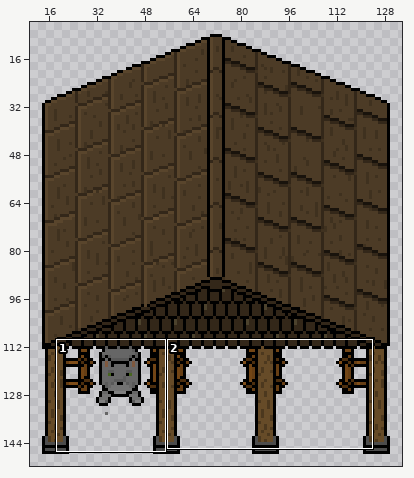
A sprite sheet gets an edit: sprites/spr_house_beetraCity_stables/ccc37f6d-2e96-450e-92dd-ab429cf8b8f1.png. The first picture is a wide view before the edit; the outline marks the close-up.
Close-up. First the earlier version:
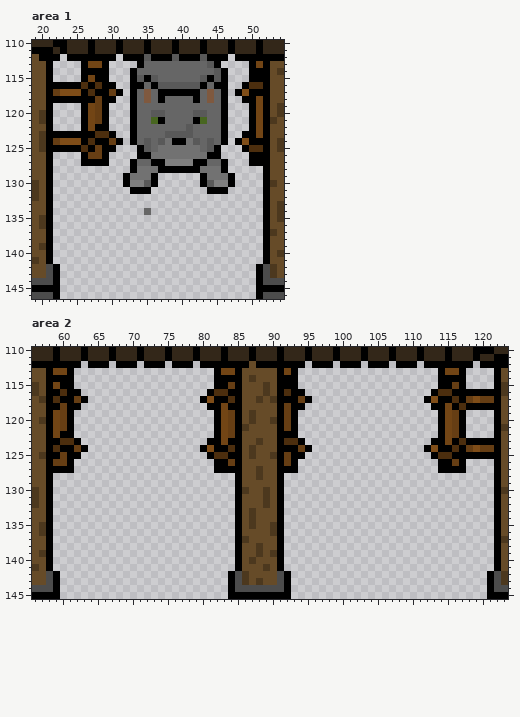
The file is 144x160 pixels. Colours within 5 levels of each other are drawn and written as one. Shown: area 1: x 19..54, y 110..146; area 2: x 56..123, y 110..145. The wide view leaves out empty margins. The commit also changed other parts of the picture, which this record leaves out.
After the commit:
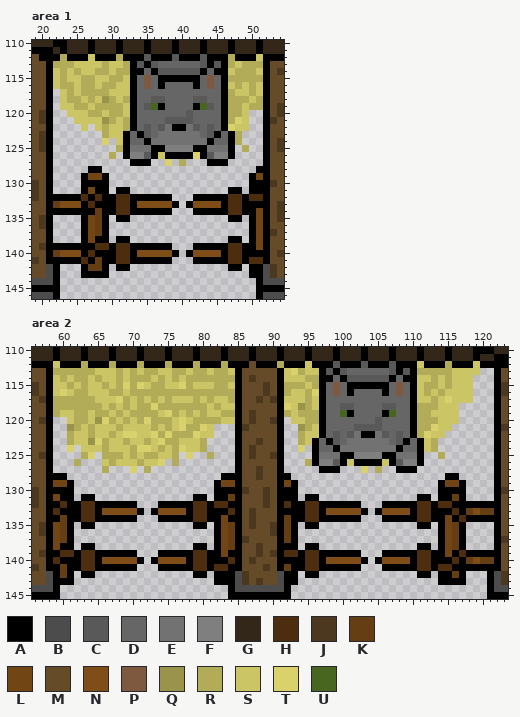
Palette (. is transparent): A #000000  B #4c4c4c  C #595959  D #666666  E #727272  F #7f7f7f  G #332719  H #4c2e0e  J #4c381e  K #663e14  L #724515  M #664b28  N #7f4d18  P #7f593f  Q #99934c  R #b2ac59  S #ccc566  T #d8d16c  U #486620
Edits made:
Changed rows in their new state; - is an unchanged pixel.
Area 1:
first column x 22:
112 -R---S---R---------------R---S
113 RRRSSSSRSSRACAC------CACARSRRR
114 SRSRSSRRSRR-A-ACCCCCCA-A-SRRRS
115 SRSSRRSSRRS-DPDAAAAAADPD-RRRRR
116 SRRSRRSRRSS-DPDADDDDADPD-SRSRS
117 .SRSRRRRSSS--D-DDDDDD-D--RSSRS
118 .SRRSRSQRSR--DCC----CCD--RRRSR
119 -SSRRSRRRRS--CUA----AUC--RRSRR
120 --SSSRRSRRS---DD---CDD---RRS..
121 ---SSSSQRSR---DDCCCCDD---RTS..
122 ----S.SRSSR--C-CEAAEC-C--TSS..
123 .......RSSADAC-EEEEEE-CADAR...
124 .......T.SAD-AEE-EE-EEA-DAR...
125 .........RAEEEAAFFFFAAEEEA-R..
126 ----....R-AFFCASAAAATACFFA--..
127 ----....----AA..T.R...AA----..
128 -----AA----..............----A
129 ----ALLA--.....------.....--AL
130 ----AAAA--.....------.....--AA
131 ----ALAA-AA...--------...AA-AA
132 AAAAHAHAAHHAAAAAA---AAAAAHHAHH
133 KNNNAHAAAHHANNNNNA-ANNNNAHHAAA
134 AAAAAAKAAHHAAAAAA---AAAAAHHAAL
135 ----ALKA-AA--------------AA-AL
136 ----ALKA--------------------AL
137 ----ALKA--------------------AL
138 ----ALAA-AA--------------AA-AL
139 AAAAAAHHAHHAAAAAA---AAAAAHHAAL
140 KNNNAHAAAHHANNNNNA-ANNNNAHHAAA
141 AAAAHAKAAHHAAAAAA---AAAAAHHAHH
142 ----AKKA-AA--------------AA-A-
143 ----AAAA--------------------A-
Area 2:
first column x 59:
112 S---R---R---R---R---R---R-------R---S---C---C---C---S---R---S--
113 RRRRRRSSSRSRSRRSSRRSRRSRRS-------STRSSACACDDDDDDCACARRRRRSSSS--
114 SRSRRSRSSRSRRRSRSRSRRRRRRR-------SSSRRAADACCCCCCADAASSRSRSSS---
115 SSRSRSSRSRTRTSRRSSTRSSSRRS-------RRRSRADPDAAAAAADPDASRRSRSSS---
116 STSRRSSSRRSRRRRRRRRRRRRRRR-------RSSRTADPDADDDDADPDASRSRSSSS...
117 RRRRRRSSSTRSRSRSRSSSRSRSSR-------SSSRSADDDDDDDDDDDDASSRSTSSS...
118 RRRRRRRSRSRSRRTRRRRRRRSRSS-------TSQRSADDCCDDDDCCDDARRRSSS.....
119 RSSRRSRRSRSRRRRSTRSRSRSSRR-------RSRRRADDUADDDDAUDDARRSSSS.----
120 ..SRRSQTRSRSRTRRRSTSRRRRSS-------.SSRRADDDDDDDCDDDDARRRSSS.----
121 ..QRSRSSSRSSSSRSRSTRRTS...-------..QRSADDDDCCCCDDDDARRTSS..----
122 ..RSSRSSRSTTSSTRTRRRTSS...-------..RSSADCDCEAAECDCDARTSS...----
123 ..RSSQTRSSRSSRSTRRSSSR....-------..RSADACDEEEEEEDCADASR........
124 ..T.SSSRSSSRTTSRSRTSSR....-------..T.ADDAEEEEEEEEADDASR........
125 ....RT-RRRSRSRRSSR-T--R...-------...-AEEEAAFFFFAAEEEA-.R.......
126 ...R---SRSSSRSST-R-----...-------..-RAFFCASAAAASACFFA--....----
127 ...----R---T-R---------...-------..---AAA---T-R--AAA---....----
128 AA----------------------AA-------A----------------------AA-----
129 LLA--------------------ALL-------LA--------------------ALLA----
130 AAA--------------------AAA-------AA--------------------AAAA----
131 LAA-AA--------------AA-AAK-------AA-AA--------------AA-AAKA----
132 AHAAHHAAAAAA---AAAAAHHAHHA-------HAAHHAAAAAA---AAAAAHHAHHAAAAAA
133 HAAAHHANNNNNA-ANNNNAHHAAAH-------AAAHHANNNNNA-ANNNNAHHAAAHAKNKK
134 AKAAHHAAAAAA---AAAAAHHAALA-------KAAHHAAAAAA---AAAAAHHAALAHAAAA
135 LKA-AA--------------AA-ALK-------KA-AA--------------AA-ALKA----
136 LKA--------------------ALK-------KA--------------------ALKA----
137 LKA--------------------ALK-------KA--------------------ALKA----
138 LAA-AA--------------AA-ALK-------AA-AA--------------AA-ALKA----
139 AHHAHHAAAAAA---AAAAAHHAALA-------HHAHHAAAAAA---AAAAAHHAALAHAAAA
140 HAAAHHANNNNNA-ANNNNAHHAAAH-------AAAHHANNNNNA-ANNNNAHHAAAHAKNKK
141 AKAAHHAAAAAA---AAAAAHHAHHA-------KAAHHAAAAAA---AAAAAHHAHHAAAAAA
142 -KA-AA--------------AA-AA---------A-AA--------------AA-AAKA----
143 -AA--------------------AA---------A--------------------AAAA----
